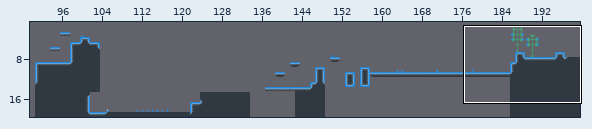
Two states of a Tiled map, Resources/img/HDR/tilemap-w0l1.tmx. The picture above shows the old version from afar; the outline marks the close-up.
Close-up. Before:
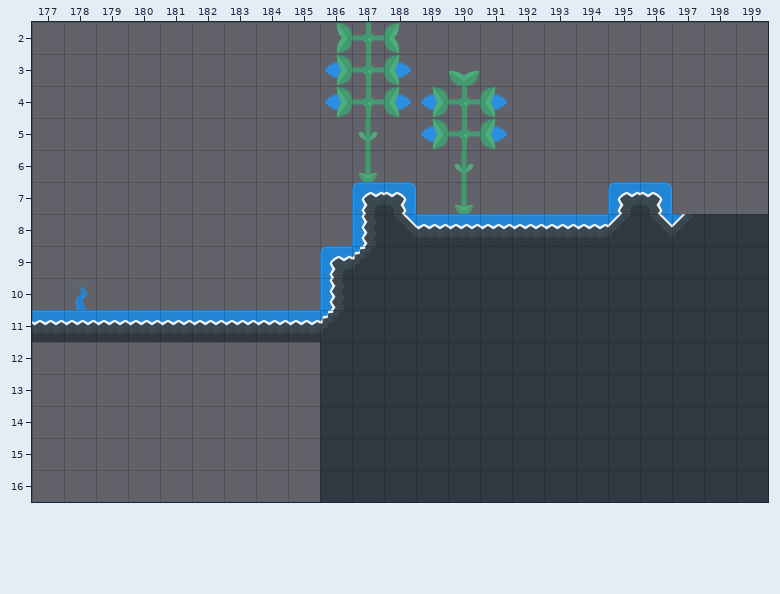
Cells are 64x64 px. Shown: x 177..199, y 2..16. The commit also changed other parts of the map, which this record leaves out.
Once edited:
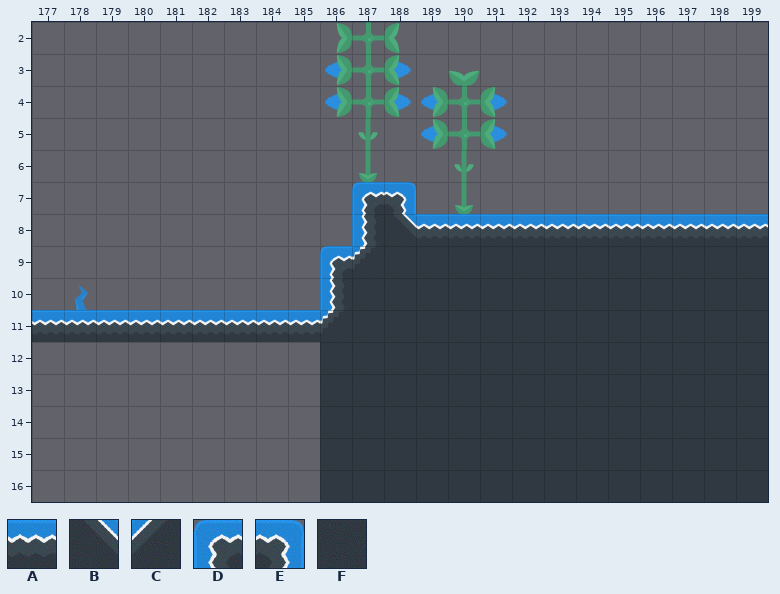
Key: from "world1": A 2, B 8, C 9, D 10, E 11, F 23.
_ is an empty cell, . an unchanged one.
The exact change:
--- layer "tileLayer"
@@ x 195..199 @@
- 7 DE...
- 8 CBCFF
+ 7 __...
+ 8 AAAAA
Boxes around the changes in both close-ups, in picture pixels (x1, y1, x2, y2):
changed: (608, 182, 768, 246)
